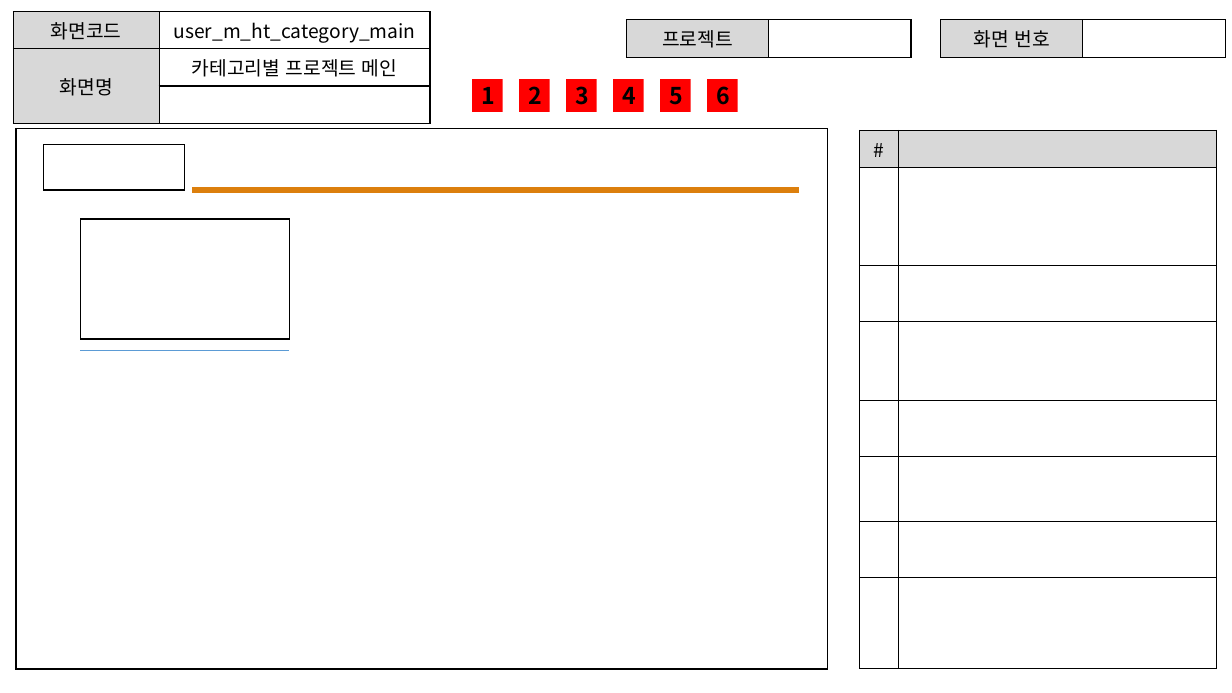
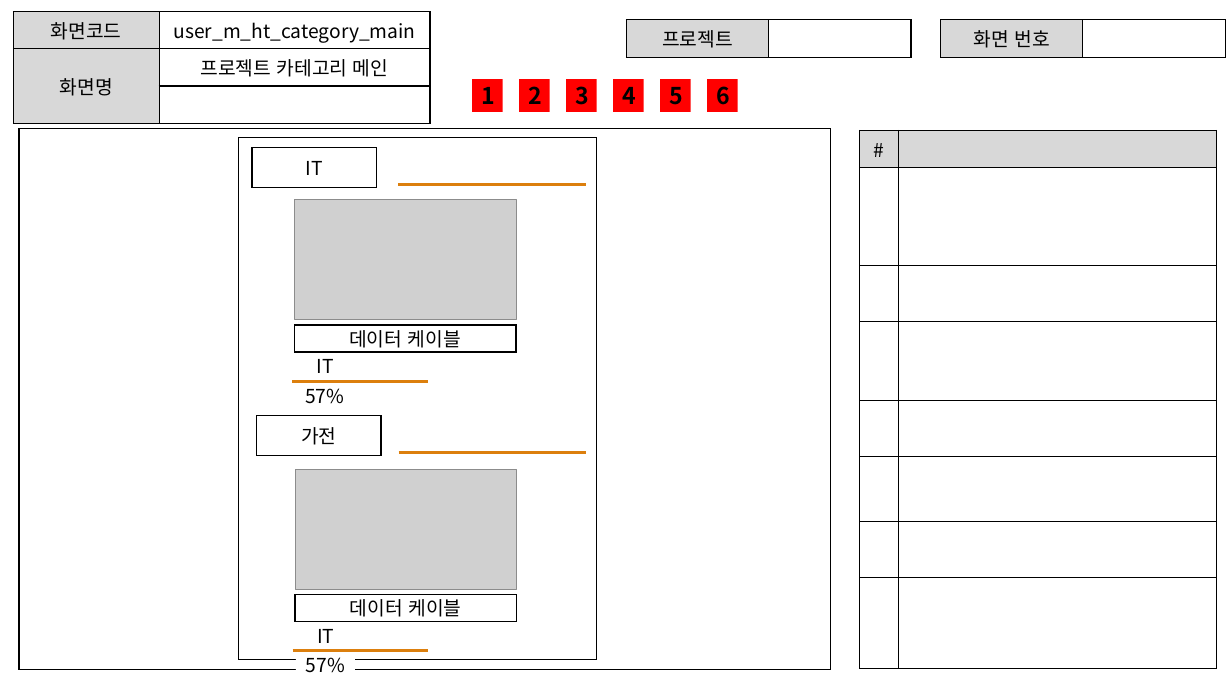
Before and after one commit to ezenteam2/EzenCrowdFunding, a slide deck: slide 5 of project03 화면설계서/project03 - 화면 설계서 - 현태.pptx. Drawn at 1232x693 pixels with LibreOffice and Linux fonts; fonts in the diff are those of the drawing; grey boxes stand for pictures. Boxes give left, top, right and bottom in pixels: in the first picture for what was removed or moved away, otherwise in the second. Text is boxed around its words. In the diff, an @@ line names an element or a change of style, - is before the commit and + after.

```diff
--- a/project03 화면설계서/project03 - 화면 설계서 - 현태.pptx
+++ b/project03 화면설계서/project03 - 화면 설계서 - 현태.pptx
@@ table at (13, 12, 430, 109) @@
-row 2, column 2: 카테고리별 프로젝트 메인
+row 2, column 2: 프로젝트 카테고리 메인
@@ rectangle: place and size @@
-rectangle at (16, 128, 827, 669)
+rectangle at (19, 128, 831, 669)
@@ rectangle at (19, 128, 831, 669): fill #FFFFFF to none @@
@@ rectangle removed at (43, 145, 185, 190) @@
@@ line moved from (192, 190) - (799, 190) to (398, 185) - (587, 185) @@
@@ line (398, 185) - (587, 185): stroke #DC7F0D 4.25 pt to #DC7F0D 2.25 pt @@
@@ rectangle removed at (80, 219, 290, 339) @@
@@ line removed from (80, 351) to (289, 351) @@
@@ group added at (238, 138, 597, 673): 7 rectangles, 3 lines, 2 pictures, 2 texts @@
+IT
+데이터 케이블
+IT
+57%
+가전
+데이터 케이블
+IT
+57%
```
Also in this commit, not shown: 15 other slides changed, 1 slide added, 1 other file.
